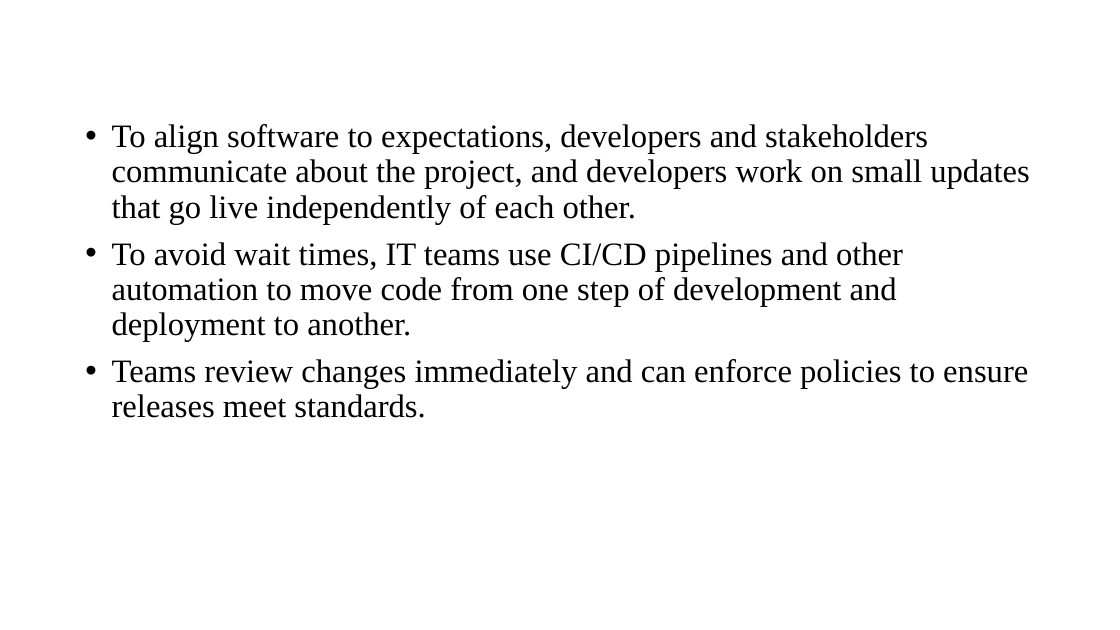
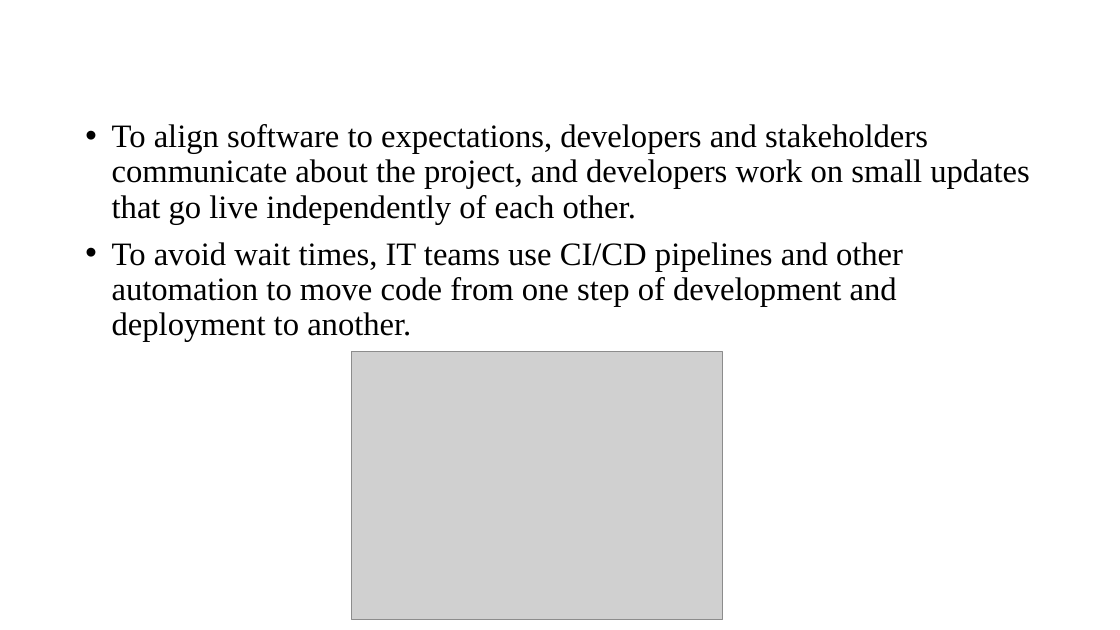
Before and after one commit to TechieeRishi/SEISAII-DevOps, a slide deck: slide 6 of Software Engineering ISA II DevOps - S19-412^0S19-205.pptx. Drawn at 1120x630 pixels with LibreOffice and Linux fonts; fonts in the diff are those of the drawing; grey boxes stand for pictures. Boxes give left, top, right and bottom in pixels: in the first picture for what was removed or moved away, otherwise in the second. Text is boxed around its words. In the diff, an @@ line names an element or a change of style, - is before the commit and + after.

```diff
--- a/Software Engineering ISA II DevOps - S19-412^0S19-205.pptx
+++ b/Software Engineering ISA II DevOps - S19-412^0S19-205.pptx
@@ text at [112, 359, 1028, 418]: paragraph removed @@
-• Teams review changes immediately and can enforce policies to ensure releases meet standards.
@@ picture added at [351, 352, 723, 620] @@
```
Also in this commit, not shown: 3 other slides changed.
